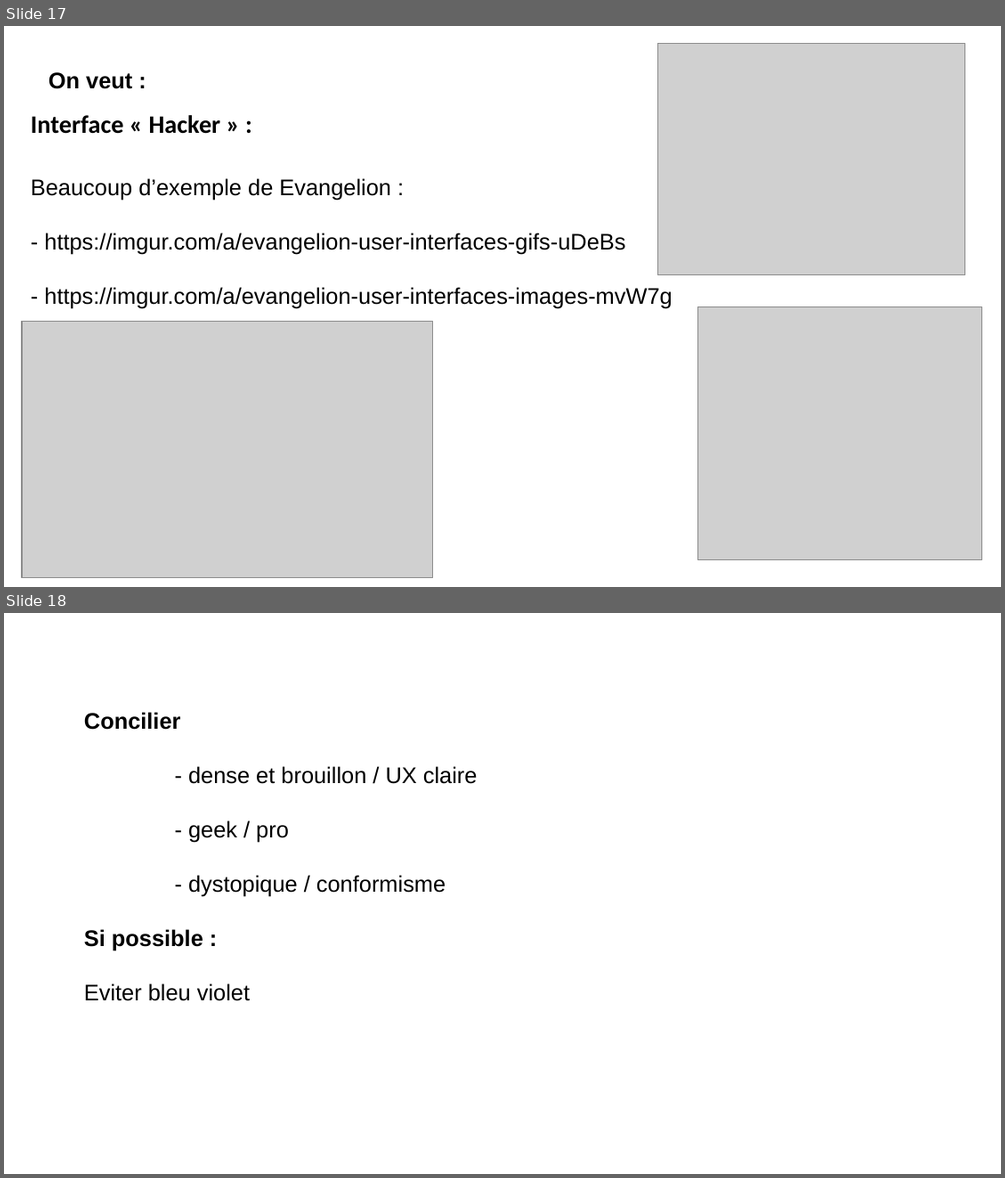
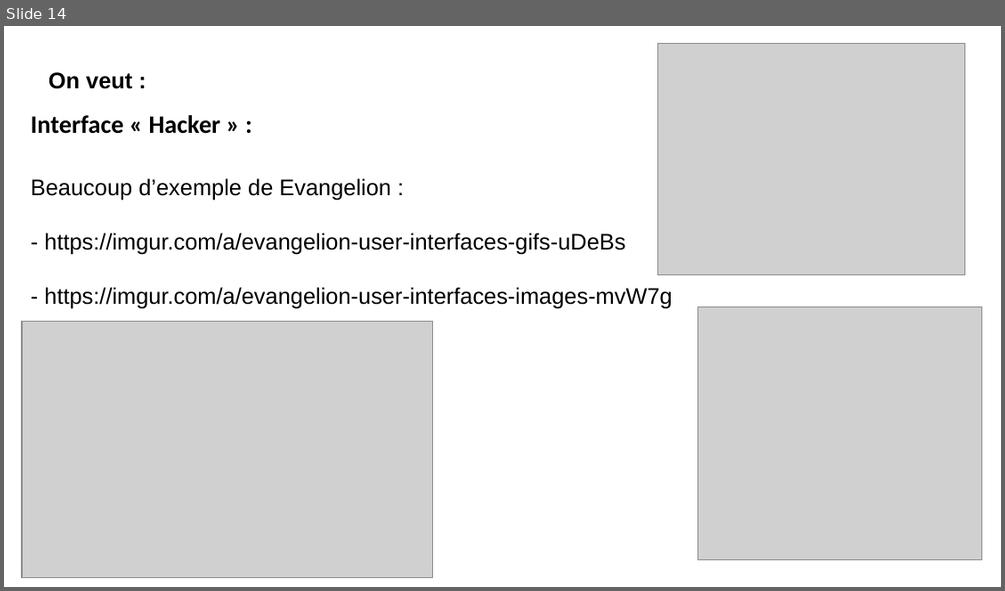
Before and after one commit to LucasAurouet/jaden-project, a slide deck: assets/slides_da.odp. Shown one above the other, each under a label of ours: slides 17 and 18 before the commit, slide 14 after it. The pictures are 1005x1178 and 1005x591 pixels, drawn with LibreOffice and Linux fonts; fonts in the diff are those of the drawing; grey boxes stand for pictures. Boxes give left, top, right and bottom in pixels: in the first picture for what was removed or moved away, otherwise in the second. Text is boxed around its words. In the diff, an @@ line names an element or a change of style, - is before the commit and + after.

```diff
--- a/assets/slides_da.odp
+++ b/assets/slides_da.odp
@@ slide 18 removed at bbox=[4, 613, 1001, 1174], background #FFFFFF @@
@@ text removed at bbox=[84, 712, 477, 1001] @@
-Concilier
-- dense et brouillon / UX claire
-- geek / pro
-- dystopique / conformisme
-Si possible :
-Eviter bleu violet
@@ what was slide 17 is now slide 14 @@
```
Also in this commit, not shown: 2 slides changed, 3 other slides removed, 26 other files.
